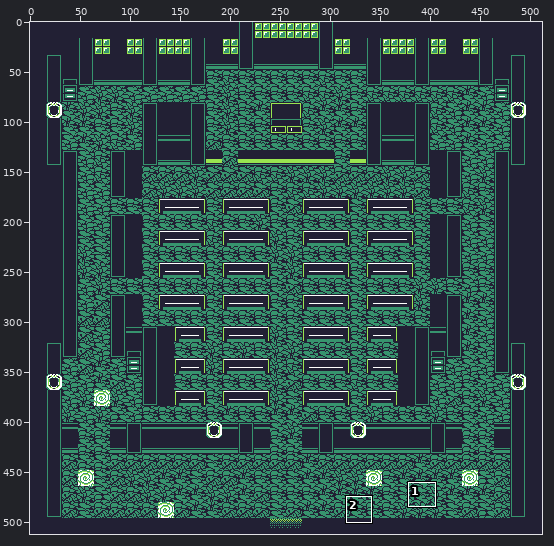
File history of a pixel-art file, Assets/Aseprite/ChurchM.aseprite. Above, an overview of the earlier version with the close-up marked.
Close-up. Old version:
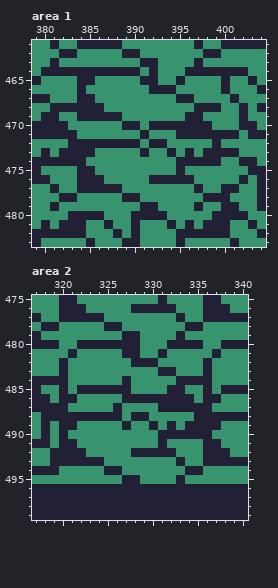
512x512 pixels, 1 frame. Shown: area 1: x 379..404, y 461..483; area 2: x 317..340, y 475..499. The commit also changed other parts of the picture, which this record leaves out.
Once edited:
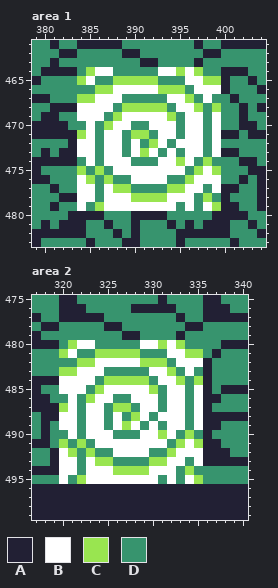
Palette (. is transparent): A #222034  B #ffffff  C #99e550  D #37946e
From old to new:
Area 1, layer "16":
y 464: x 384..390 AAAAAAA -> DCBBDDD; x 392..399 ADDDAAAA -> DBBCBCDD
y 465: x 384..385 AA -> CB; x 388..392 DDDAA -> CCCCC; x 395..399 ADDDD -> DBBCC
y 466: x 384 A -> D; x 386..395 DDDDDDAAAD -> CCBBBBBCCC; x 397..399 DDD -> BBB
y 467: x 384..388 AADDD -> CCBBB; x 394..396 DAA -> BBC; x 398 D -> B
y 468: x 384..387 AAAD -> BBBB; x 389..393 DDDDD -> CCCCC; x 395..399 DDAAA -> BBCDC
y 469: x 384..394 AAAAADDDDDD -> BBBDCBBBBBC; x 396..397 AA -> BB; x 399 D -> B
y 470: x 385 D -> B; x 387..390 DDAA -> CBBD; x 392..399 AAAAAAAD -> BBBDBBDB
y 471: x 384..385 DD -> CB; x 387..388 DD -> BB; x 390..391 DA -> CC; x 393..399 DDAAAAA -> BBDBBDB
y 472: x 384..390 AAAAAAA -> BBDBBDB; x 392..393 AA -> CB; x 395..397 DDD -> BBB; x 399 A -> B
y 473: x 384..385 AA -> BB; x 387..388 DD -> BB; x 390..392 DAD -> BCB; x 394 A -> B; x 396..399 ADAA -> BBDB
y 474: x 384..385 AD -> DB; x 387..389 DDD -> BBB; x 393..399 DDAAAAA -> BBCBDCD
y 475: x 384..386 AAD -> CDC; x 388..395 DDDDDDDA -> BBBBBBBB; x 397..399 DDD -> CBC
y 476: x 384..387 AAAD -> BCDC; x 390..399 DDAAAAADDD -> BBBBDDCBBB
y 477: x 384..389 AAAAAD -> BBDBCC; x 394..397 DDDA -> CCBB; x 399 D -> B
y 478: x 384..385 DD -> BB; x 387..396 DDAADDDDDD -> BBBCCCCBBB; x 398..399 AA -> CD
y 479: x 384 D -> B; x 386..394 DDDDDAADD -> CBBBBBBBB; x 396..399 DADD -> BDBC
Area 2, layer "16":
y 480: x 321..335 DAAAAAAADDDAAAA -> CBBDDDDDBBCBCDD
y 481: x 320..321 DA -> CB; x 324..328 DDDAA -> CCCCC; x 331..335 ADDDD -> DBBCC
y 482: x 320 A -> D; x 322..331 DDDDDDAAAD -> CCBBBBBCCC; x 333..335 DDD -> BBB
y 483: x 320..324 ADDDD -> CCBBB; x 330..332 DAA -> BBC; x 334 D -> B
y 484: x 320..323 ADDD -> BBBB; x 325..329 DDADD -> CCCCC; x 331..335 DDAAA -> BBCDC
y 485: x 320..330 ADAAAAAADDD -> BBBDCBBBBBC; x 332..333 AA -> BB; x 335 D -> B
y 486: x 320..321 AA -> DB; x 323..325 DDD -> CBB; x 327..335 AAAAAAAAD -> DBBBDBBDB
y 487: x 320..321 AD -> CB; x 323..324 DD -> BB; x 326..327 AD -> CC; x 329..335 DDAAAAA -> BBDBBDB
y 488: x 320..326 AAAAAAA -> BBDBBDB; x 328..329 AA -> CB; x 331..333 DDD -> BBB; x 335 A -> B
y 489: x 320..321 AA -> BB; x 323..324 DD -> BB; x 326..328 DAD -> BCB; x 330 A -> B; x 332..335 ADAA -> BBDB
y 490: x 320..321 AD -> DB; x 323..325 DDD -> BBB; x 329..335 DDAAAAA -> BBCBDCD
y 491: x 320..322 AAD -> CDC; x 324..331 DDDDDDDA -> BBBBBBBB; x 333..335 DDD -> CBC
y 492: x 320..323 AAAD -> BCDC; x 326..335 DDAAAAADDD -> BBBBDDCBBB
y 493: x 320..325 AAAAAD -> BBDBCC; x 330..333 DDDA -> CCBB; x 335 D -> B
y 494: x 320..321 DD -> BB; x 323..332 DDAADDDDDD -> BBBCCCCBBB; x 334..335 AA -> CD
y 495: x 320 D -> B; x 322..330 DDDDDAADD -> CBBBBBBBB; x 332..335 DADD -> BDBC
